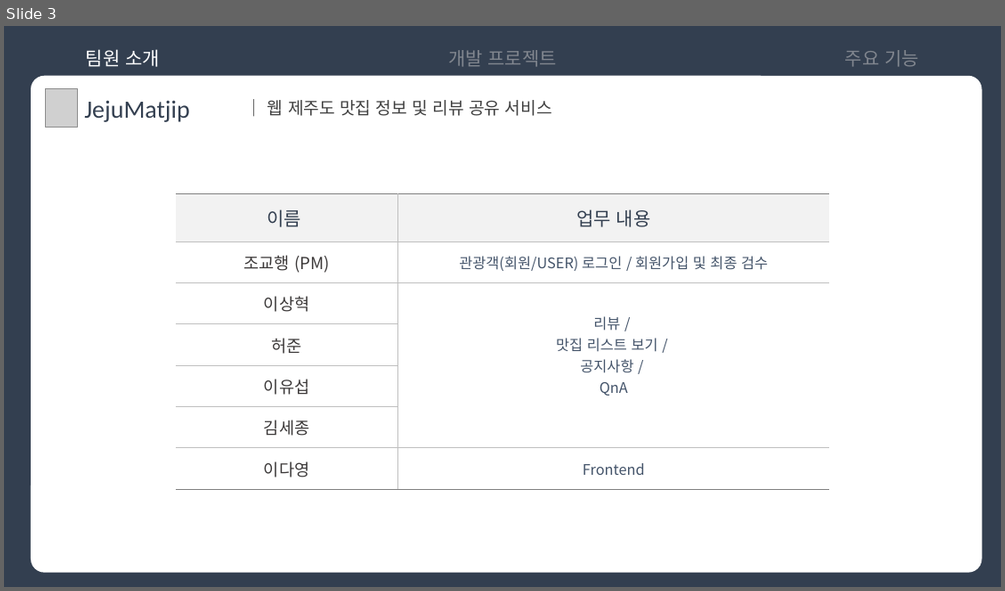
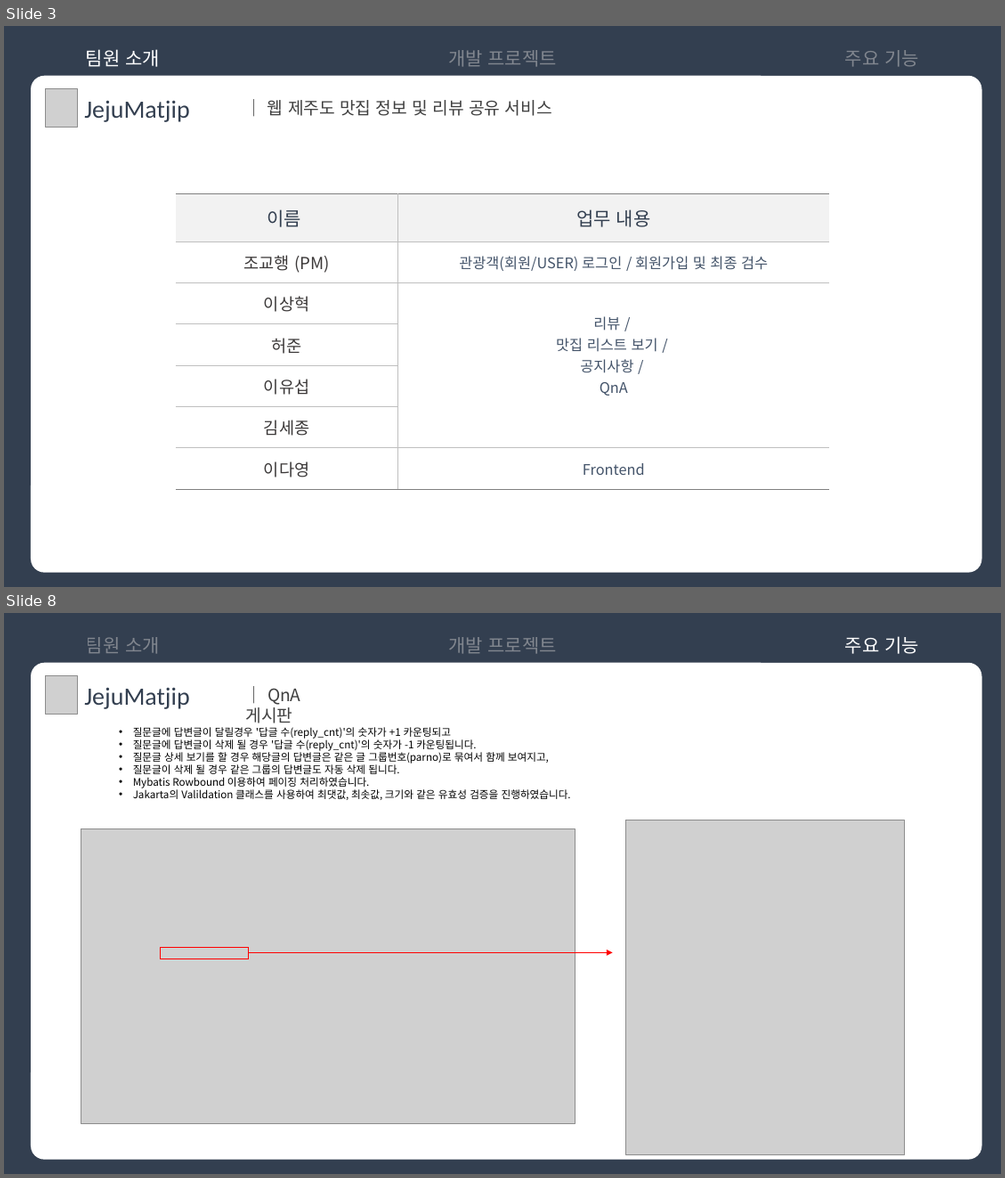
Before and after one commit to sejong8703/matjip, a slide deck: included/JejuMatjipProject.pptx. Shown one above the other, each under a label of ours: slide 3 before the commit, slides 3 and 8 after it; the slides between them are not shown. The pictures are 1005x591 and 1005x1178 pixels, drawn with LibreOffice and Linux fonts; fonts in the diff are those of the drawing; grey boxes stand for pictures. Boxes give left, top, right and bottom in pixels: in the first picture for what was removed or moved away, otherwise in the second. Text is boxed around its words. In the diff, an @@ line names an element or a change of style, - is before the commit and + after.

```diff
--- a/included/JejuMatjipProject.pptx
+++ b/included/JejuMatjipProject.pptx
@@ slide 8 added at (4,613,1001,1174), background #FFFFFF; not listed: 2 template elements that a slide beside it also shows @@
@@ text added at (86,637,160,654), 18 pt, text #D0CECE at 50% opacity @@
+팀원 소개
@@ text added at (448,637,557,654), 18 pt, text #D0CECE at 50% opacity @@
+개발 프로젝트
@@ text added at (845,636,919,654), 18 pt, text #FFFFFF @@
+주요 기능
@@ picture added at (45,676,77,714) @@
@@ text added at (84,687,189,709), 24 pt, text #333F50 @@
+JejuMatjip
@@ text added at (245,688,301,723), 16.5 pt, text #404040 @@
+｜ QnA 게시판
@@ text added at (133,727,571,800), 10 pt, text #000000 @@
+• 질문글에 답변글이 달릴경우 '답글 수(reply_cnt)'의 숫자가 +1 카운팅되고
+• 질문글에 답변글이 삭제 될 경우 '답글 수(reply_cnt)'의 숫자가 -1 카운팅됩니다.
+• 질문글 상세 보기를 할 경우 해당글의 답변글은 같은 글 그룹번호(parno)로 묶여서 함께 보여지고,
+• 질문글이 삭제 될 경우 같은 그룹의 답변글도 자동 삭제 됩니다.
+• Mybatis Rowbound 이용하여 페이징 처리하였습니다.
+• Jakarta의 Valildation 클래스를 사용하여 최댓값, 최솟값, 크기와 같은 유효성 검증을 진행하였습니다.
@@ picture added at (625,820,905,1154) @@
@@ picture added at (81,828,575,1123) @@
@@ rectangle added at (161,948,249,959), outline #FF0000 1 pt @@
@@ arrow added from (249, 952) to (613, 952), #FF0000 0.5 pt @@
```
Also in this commit, not shown: 2 slides changed, 2 other slides added.
